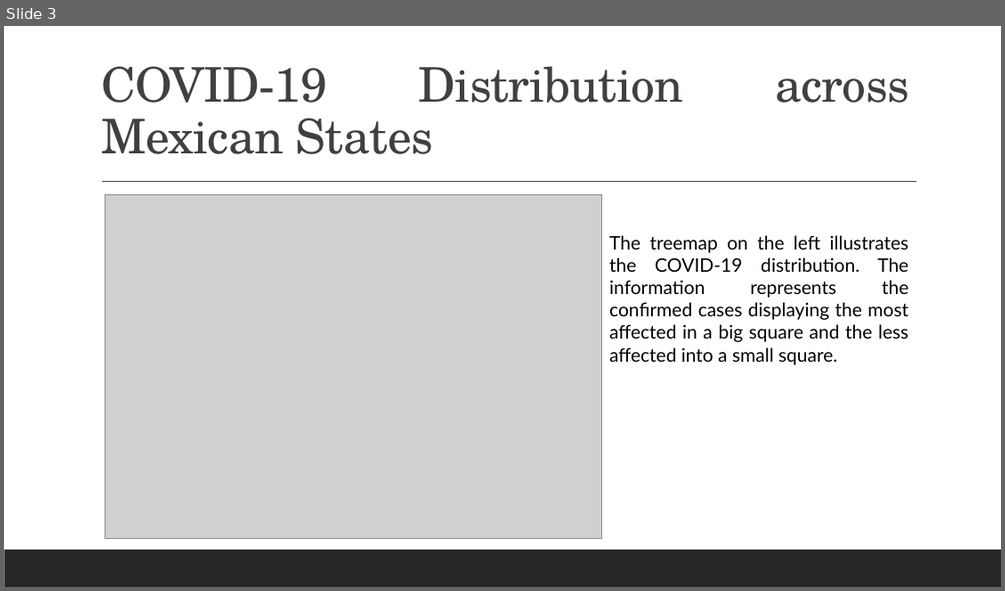
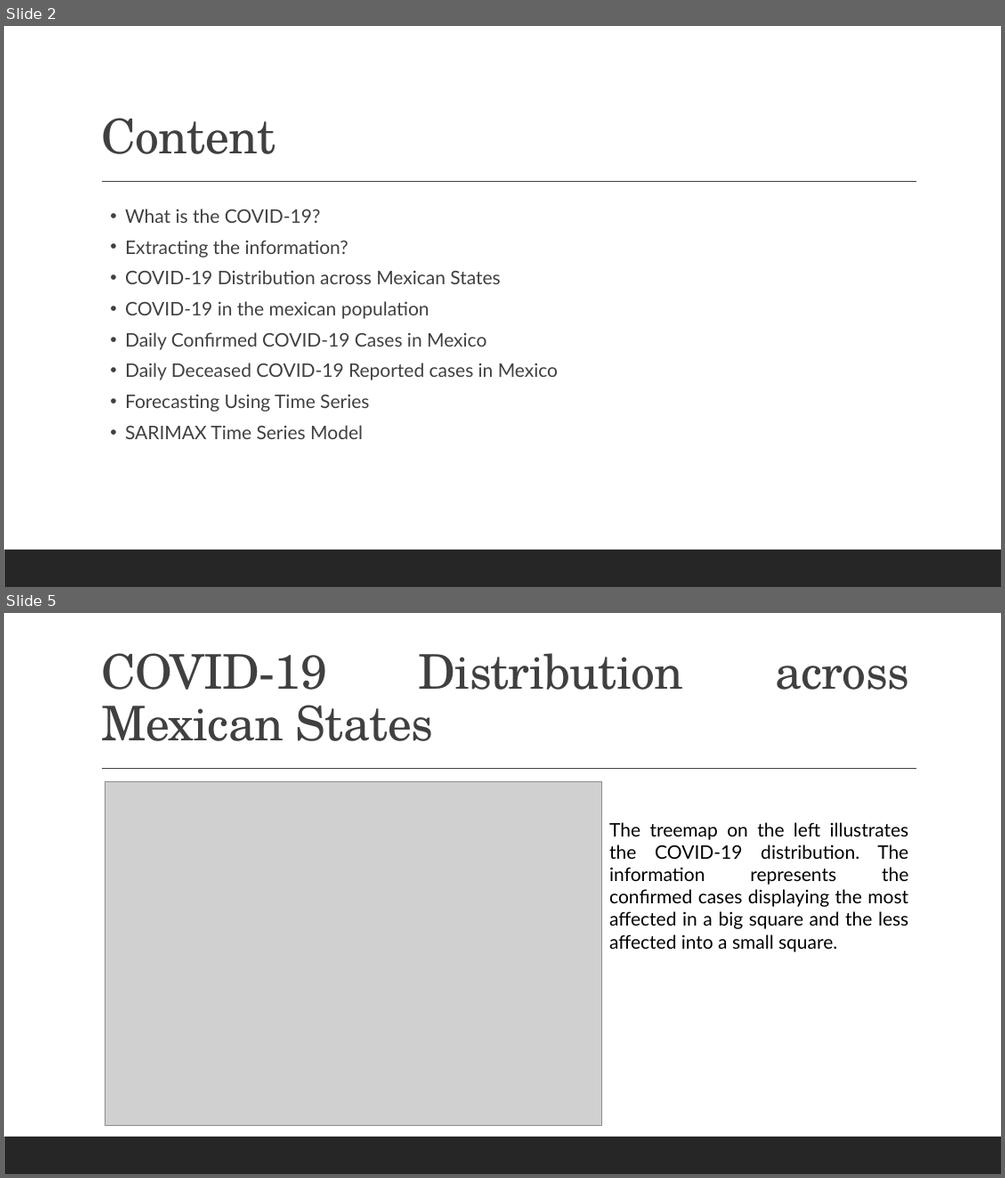
Before and after one commit to cmaroblesg/Advanced_DataScience_Capstone, a slide deck: Documents/Presentation.pptx. Shown one above the other, each under a label of ours: slide 3 before the commit, slides 2 and 5 after it; the slides between them are not shown. The pictures are 1005x591 and 1005x1178 pixels, drawn with LibreOffice and Linux fonts; fonts in the diff are those of the drawing; grey boxes stand for pictures. Boxes give left, top, right and bottom in pixels: in the first picture for what was removed or moved away, otherwise in the second. Text is boxed around its words. In the diff, an @@ line names an element or a change of style, - is before the commit and + after.

```diff
--- a/Documents/Presentation.pptx
+++ b/Documents/Presentation.pptx
@@ slide 2 added at (x1=4, y1=26, x2=1001, y2=587), background #FFFFFF; not listed: 2 template elements that a slide beside it also shows @@
@@ title added at (x1=101, y1=118, x2=275, y2=154), 46 pt, text #404040 @@
+Content
@@ text added at (x1=125, y1=208, x2=558, y2=439), 18 pt, text #404040 @@
+  • What is the COVID-19?
+  • Extracting the information?
+  • COVID-19 Distribution across Mexican States
+  • COVID-19 in the mexican population
+  • Daily Confirmed COVID-19 Cases in Mexico
+  • Daily Deceased COVID-19 Reported cases in Mexico
+  • Forecasting Using Time Series
+  • SARIMAX Time Series Model
@@ what was slide 3 is now slide 5 @@
```
Also in this commit, not shown: 1 slide changed, 2 other slides added, 1 slide removed, 1 other file.
